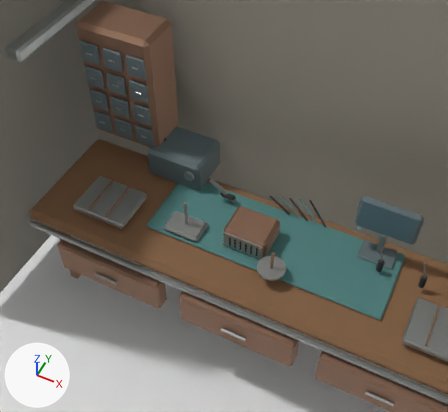
An edit to the Blender file MyResoniteProject/artifacts/tokyo-nova/north.blend, drawn before and after from the same camera.
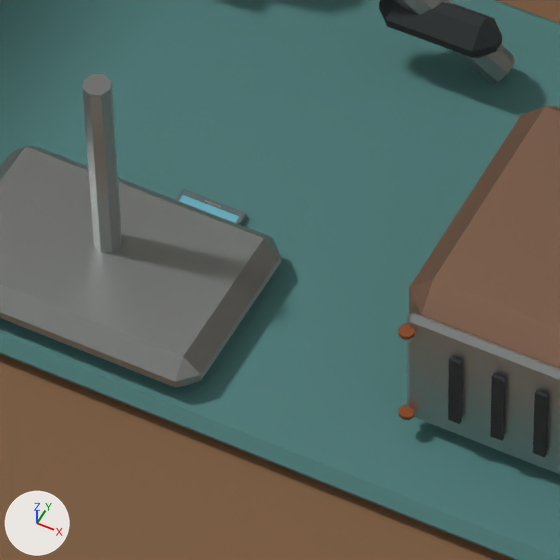
Old and new are each drawn from a 50 mm lens placed at (-24.003, 14.007, 4.889), pointed at (-25.461, 16.922, 1.245) and again close up on the part from 39% to 54% of the width and 47% to 64% of the height. Lighting does not change. The marker at lower left points along +X, +Y and +Z. The first two pictures are the older version.

The first close-up shows 'North_pocket_phone_cool_light', 'North_pocket_phone_glass', 'North_pocket_phone_plastic', 'North_terminal_repair_exposed_metal', 'North_terminal_repair_faded_teal', 'North_terminal_repair_painted_metal', 'North_terminal_repair_rubber', 'North_terminal_repair_wood' and 1 more.
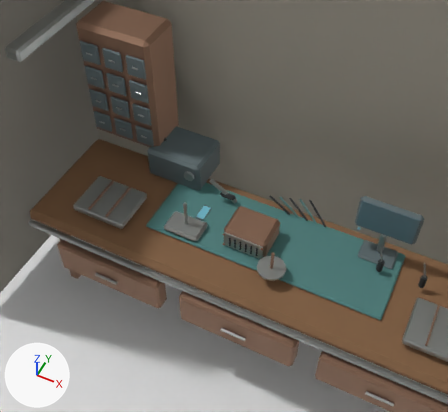
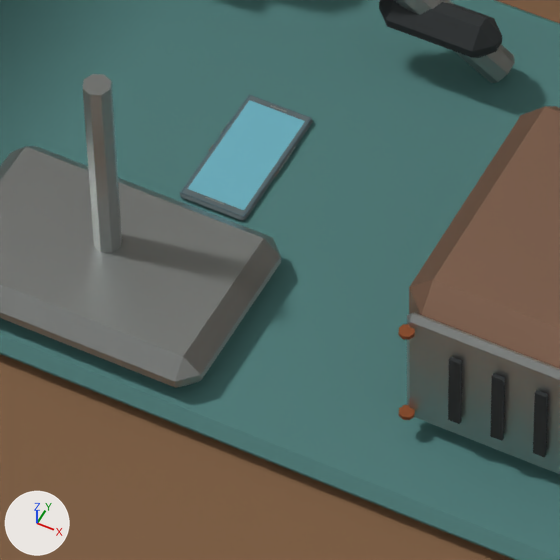
Pixel boxes [x1, y1, x2, y2] of what changed, in the close-ups (560 x 560 px):
'North_pocket_phone_cool_light', moved
    before: [179, 195, 239, 223]
    after: [187, 100, 305, 210]
'North_pocket_phone_plastic', moved
    before: [177, 190, 247, 225]
    after: [180, 96, 313, 221]
'North_pocket_phone_glass', moved (mostly hidden)
    before: [176, 189, 246, 224]
    after: [181, 94, 312, 217]

What the commit changed:
me_north_pocket_phone_cool_light_mesh is used by ob_north_pocket_phone_cool_light; location (0.0, 0.0, 0.0).
me_north_pocket_phone_cool_light_mesh had 24 vertices, 26 faces and spanned x -25.6315..-25.5685, y 16.6345..16.7655, z 1.1824..1.1825.
me_north_pocket_phone_cool_light_mesh now has 24 vertices, 26 faces and spans x -25.6315..-25.5685, y 16.7745..16.9055, z 1.1824..1.1825.
me_north_pocket_phone_cool_light_mesh part 1: the whole mesh is moved by (0.0, 0.14, 0.0).
me_north_pocket_phone_glass_mesh is used by ob_north_pocket_phone_glass; location (0.0, 0.0, 0.0).
me_north_pocket_phone_glass_mesh had 96 vertices, 68 faces and spanned x -25.6353..-25.5648, y 16.6273..16.7728, z 1.1745..1.1821.
me_north_pocket_phone_glass_mesh now has 96 vertices, 68 faces and spans x -25.6353..-25.5648, y 16.7673..16.9128, z 1.1745..1.1821.
me_north_pocket_phone_glass_mesh part 2: the whole mesh is moved by (0.0, 0.14, 0.0).
me_north_pocket_phone_plastic_mesh is used by ob_north_pocket_phone_plastic; location (0.0, 0.0, 0.0).
me_north_pocket_phone_plastic_mesh had 48 vertices, 52 faces and spanned x -25.6368..-25.5632, y 16.625..16.775, z 1.1746..1.1822.
me_north_pocket_phone_plastic_mesh now has 48 vertices, 52 faces and spans x -25.6368..-25.5632, y 16.765..16.915, z 1.1746..1.1822.
me_north_pocket_phone_plastic_mesh part 3: the whole mesh is moved by (0.0, 0.14, 0.0).
